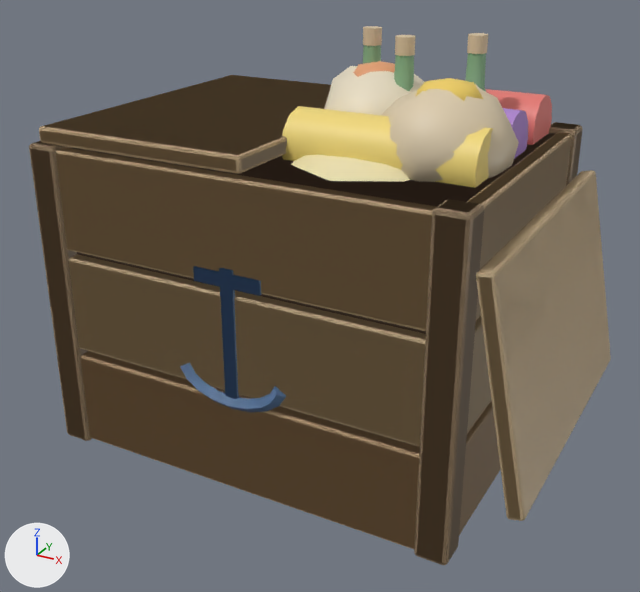
The glTF model art/models/loot.glb: old version first, new version second.
Camera for both pictures: a 50 mm camera at (0.78, -1.406, 0.98) aimed at (0.036, -0.053, 0.304). The lights are fixed; the arrows at lower left show +X, +Y and +Z. The older version comes first.

In view in the first picture: 'crate_rum', 'crate_silk', 'crate_spice'.
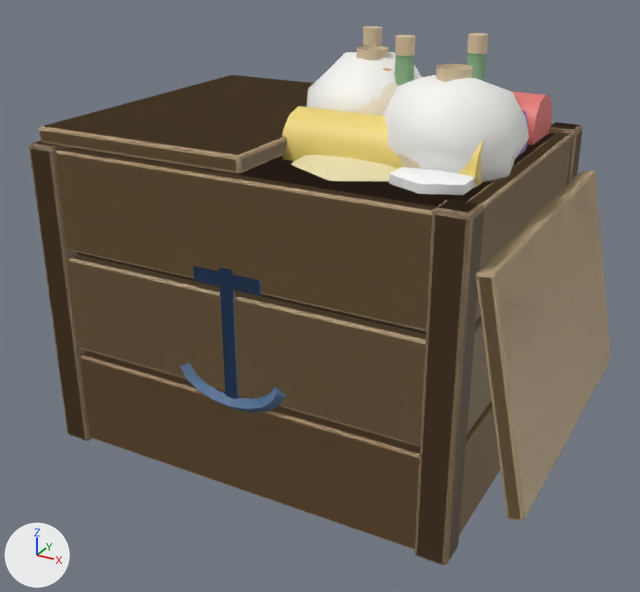
Boxes [x1, y1, x2, y2] around the edits, measured in the pictures (640 x 592 px):
'crate_salt', added
    after: [307, 46, 529, 195]
'crate_spice', unchanged, covered by the edit
    before: [29, 61, 611, 565]
    after: [348, 68, 420, 168]
'crate_rum', unchanged, uncovered by the edit
    before: [291, 26, 488, 182]
    after: [29, 26, 611, 565]

Patch to the scene script:
```diff
--- a/art/models/loot.glb.py
+++ b/art/models/loot.glb.py
@@ me_crate_salt @@
+me_crate_salt.from_pydata(...)  # 1310 vertices, 2476 faces; spans x -0.41..0.523, y -0.317..0.317, z 0.0..0.75
+me_crate_salt.materials.append(mat_defaultmaterial_001)
@@ ob_crate_salt @@
+ob_crate_salt = bpy.data.objects.new('crate_salt', me_crate_salt)
+ob_crate_salt.location = (0.0, 0.0, 0.0)
```
